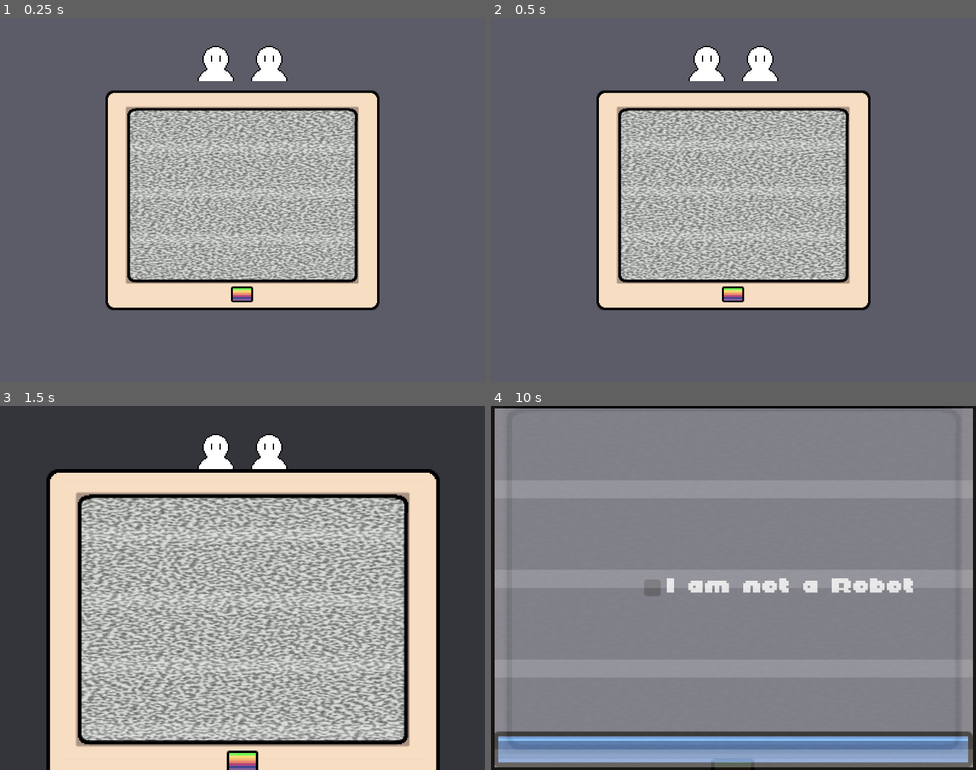
Above: before the commit, frames 1-4 (two rows, left to right).
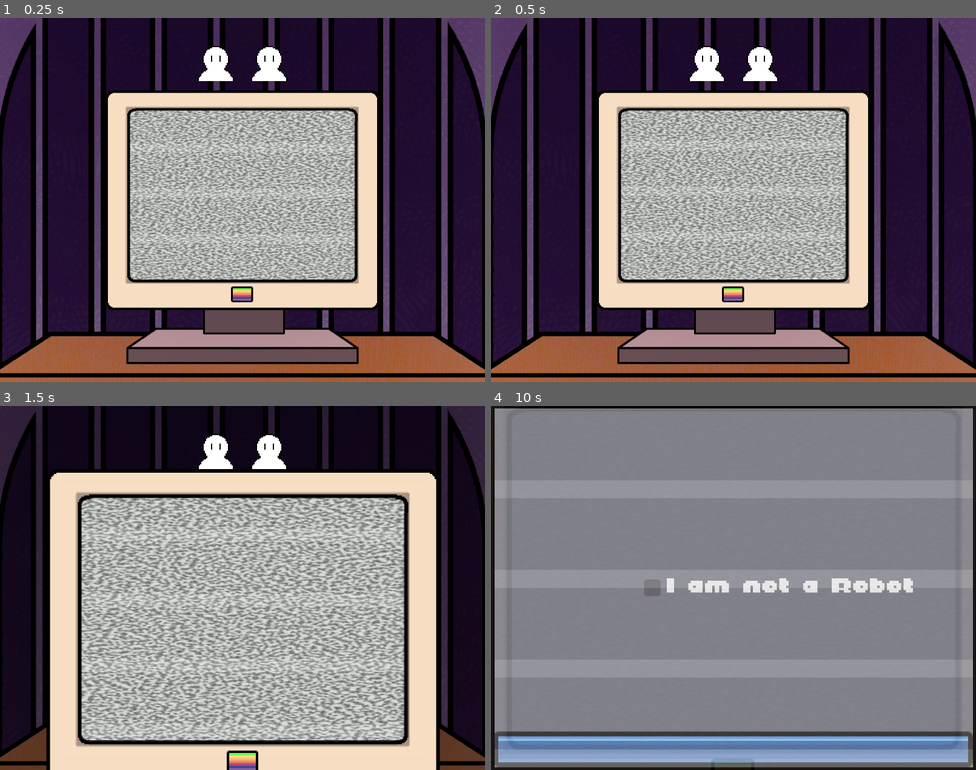
Above: after the commit, the same moments.

Repository: my-koala/UHackathon2025
Game: Godot game, scene res://assets/main.tscn
Same seed, same stepped clock (60 frames per second), same inputs: the game is played once before the commit and once after it. The engine's default icon, where the game draws it, is replaced by a stand-in: a white triangle on a blue panel in a dark square.
Inputs:
- Up to frame 1 (0.25 s): no input
- Up to frame 2 (0.5 s): no input
- Up to frame 3 (1.5 s): click "I am not a Robot" at 0.5 s; click "I am not a Robot" at 1.25 s
- Up to frame 4 (10 s): click "I am not a Robot" at 2 s

The runs differ from the first frame. In frame 1, 61% of the frame differs, in the area x 0-100%, y 0-100%; in frame 2, 61%; in frame 3, 28%; in frame 4, less than 0.1%.

Commit message:
BACKGROUND‼️‼️‼️‼️‼️‼️‼️‼️‼️‼️‼️‼️‼️‼️‼️‼️‼️‼️‼️‼️‼️

Diff:
--- a/assets/main.tscn
+++ b/assets/main.tscn
@@ -1,9 +1,10 @@
-[gd_scene load_steps=21 format=3 uid="uid://cysr4ls3c67mr"]
+[gd_scene load_steps=22 format=3 uid="uid://cysr4ls3c67mr"]
 
 [ext_resource type="Script" uid="uid://dfd7i7fey6h05" path="res://scripts/main.gd" id="1_2d37k"]
 [ext_resource type="Script" path="res://scripts/scaling_sub_viewport.gd" id="1_db5cl"]
 [ext_resource type="Texture2D" uid="uid://dlhm8ss4r1mfs" path="res://icon.svg" id="2_06ig3"]
 [ext_resource type="Texture2D" uid="uid://bwly1nwkb1tnf" path="res://assets/monitor_frame.png" id="2_836ik"]
+[ext_resource type="Texture2D" uid="uid://dcylcxnp7d71s" path="res://assets/background/background.png" id="2_vqaxa"]
 [ext_resource type="PackedScene" uid="uid://3iodv31k20n7" path="res://assets/microgame/checkbox/checkbox.tscn" id="3_ujfqy"]
 [ext_resource type="PackedScene" uid="uid://vmtxgpx5i7lx" path="res://assets/microgame/password/password.tscn" id="4_qdlv5"]
 [ext_resource type="PackedScene" uid="uid://fmot7xfs8qm8" path="res://assets/microgame/select_image/select_image.tscn" id="6_qdlv5"]
@@ -476,6 +477,18 @@
 grow_horizontal = 2
 grow_vertical = 2
 
+[node name="texture_rect" type="TextureRect" parent="background"]
+layout_mode = 1
+anchors_preset = 15
+anchor_right = 1.0
+anchor_bottom = 1.0
+grow_horizontal = 2
+grow_vertical = 2
+scale = Vector2(1.835, 1.835)
+pivot_offset = Vector2(200, 150)
+texture = ExtResource("2_vqaxa")
+expand_mode = 1
+
 [node name="overlay" type="ColorRect" parent="background"]
 material = SubResource("CanvasItemMaterial_836ik")
 layout_mode = 1
